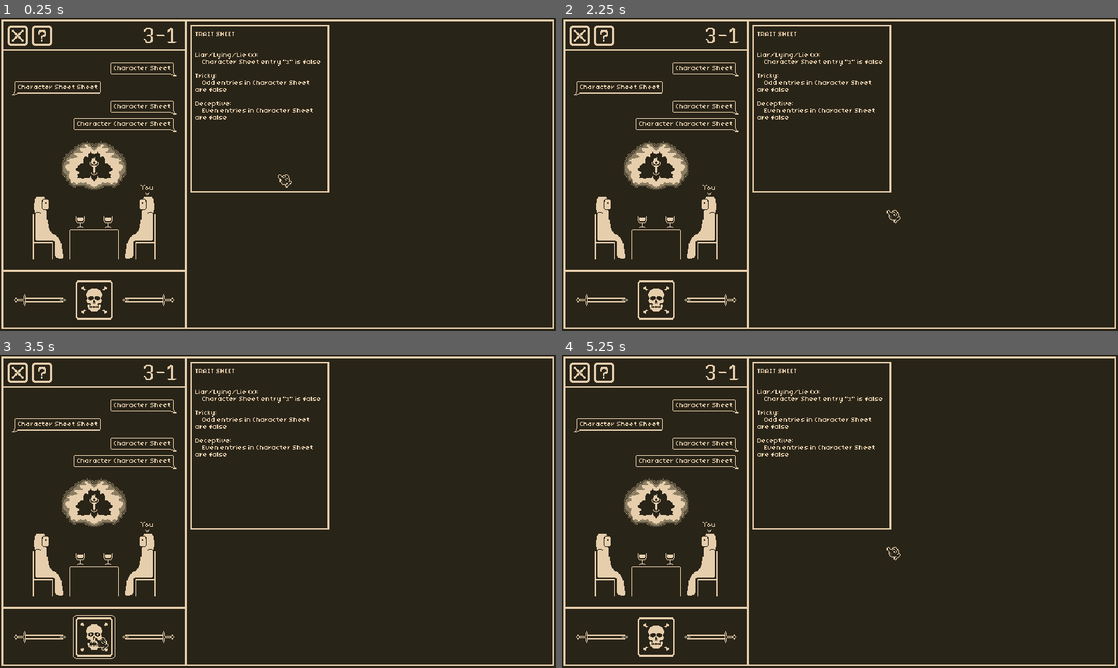
Above: before the commit, frames 1-4 (two rows, left to right).
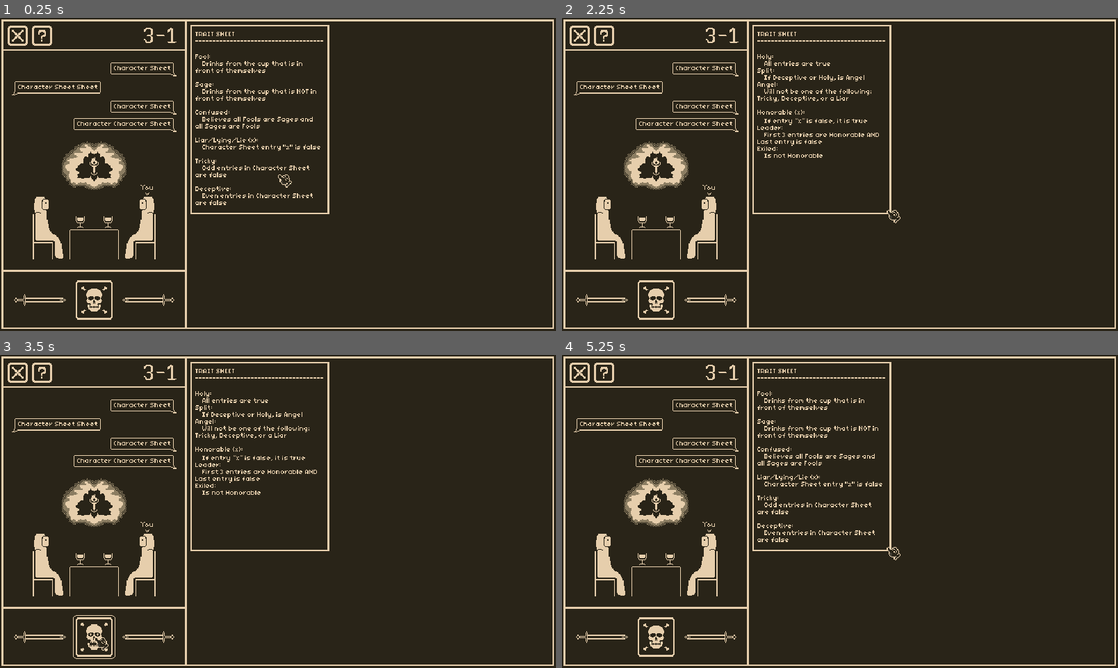
Above: after the commit, the same moments.

Repository: AdamRusv/poison-game
Game: Godot game, scene res://1_Scenes/0_Screens/gameplay.tscn
Two runs of this game, one before a commit and one after it. Both use one fixed random seed, a clock stepped at 60 frames per second and the inputs below.
Inputs (mouse positions are in pixels of both pictures, inside the frame that each line leads up to):
- Up to frame 1 (0.25 s): no input
- Up to frame 2 (2.25 s): click (823, 108) at 0.52 s; click (823, 118) at 1.27 s; click (884, 208) at 2.02 s
- Up to frame 3 (3.5 s): click (94, 636) at 2.75 s
- Up to frame 4 (5.25 s): click (823, 445) at 3.52 s; click (823, 455) at 4.27 s; click (884, 545) at 5.02 s

The runs differ from the first frame. In frame 1, 1.8% of the frame differs, in the area x 34-60%, y 7-63%; in frame 2, 1.5%; in frame 3, 1.5%; in frame 4, 1.8%.

Commit message:
added page flip & trait sheet resource

Diff:
--- a/1_Scenes/0_Screens/gameplay.tscn
+++ b/1_Scenes/0_Screens/gameplay.tscn
@@ -4,6 +4,7 @@
 [ext_resource type="Texture2D" uid="uid://cgkjx4wb04kro" path="res://0_Art/2_PNGs/test layout background.png" id="1_lv7np"]
 [ext_resource type="Script" uid="uid://4xhbwaoygr14" path="res://2_Scripts/2_Independent/playmat manager.gd" id="2_lv7np"]
 [ext_resource type="Texture2D" uid="uid://cvg0nvvipe48r" path="res://0_Art/2_PNGs/placeholder mockup.png" id="3_82xv0"]
+[ext_resource type="Resource" uid="uid://cg41pmm52w6kn" path="res://5_Resources/0_Papers/0_Trait Sheet/main trait sheet.tres" id="4_1t528"]
 [ext_resource type="Texture2D" uid="uid://dy254ypb8l7vp" path="res://0_Art/2_PNGs/poison button-Sheet.png" id="4_gngdi"]
 [ext_resource type="Script" uid="uid://dsk6k5x0e30hn" path="res://2_Scripts/2_Independent/poison manager.gd" id="6_pq3d1"]
 [ext_resource type="Script" uid="uid://v10r8rve43tc" path="res://2_Scripts/2_Independent/cups manager.gd" id="7_3udmd"]
@@ -91,6 +92,7 @@
 size_flags_stretch_ratio = 2.0
 script = ExtResource("2_lv7np")
 paperHolder = NodePath("Parent/Paper Holder")
+mainTraitSheet = ExtResource("4_1t528")
 
 [node name="NinePatchRect" type="NinePatchRect" parent="MarginContainer/HBoxContainer/Playmat" unique_id=331557050]
 layout_mode = 2
--- a/1_Scenes/1_Objects/paper.tscn
+++ b/1_Scenes/1_Objects/paper.tscn
@@ -4,62 +4,97 @@
 [ext_resource type="Theme" uid="uid://bhvewryp1cmbt" path="res://6_Other/description font.tres" id="2_fmnio"]
 [ext_resource type="Texture2D" uid="uid://cwydpac31fwmh" path="res://0_Art/2_PNGs/placeholder paper 9slice.png" id="2_qp4ic"]
 
-[node name="Paper" type="ColorRect" unique_id=1025101708 node_paths=PackedStringArray("parentNode", "detectionArea")]
+[sub_resource type="StyleBoxEmpty" id="StyleBoxEmpty_2y7yb"]
+
+[node name="Paper" type="MarginContainer" unique_id=1389312574 node_paths=PackedStringArray("paperTitleLabel", "paperInfoLabel", "pageFlipButton", "parentNode", "detectionArea")]
 z_index = 1
-offset_right = 164.0
-offset_bottom = 197.0
+custom_minimum_size = Vector2(164, 125)
+custom_maximum_size = Vector2(164, 228)
+offset_right = 17.0
+offset_bottom = 44.0
 script = ExtResource("1_v0ol5")
+paperTitleLabel = NodePath("VBoxContainer/Title Container/Title Label")
+paperInfoLabel = NodePath("VBoxContainer/Info Container/Info Label")
+pageFlipButton = NodePath("Page Flip Container/Page Flip Button")
 parentNode = NodePath(".")
-detectionArea = NodePath("Button")
+detectionArea = NodePath("Drag Button")
 
 [node name="NinePatchRect" type="NinePatchRect" parent="." unique_id=1961360989]
-layout_mode = 1
-anchors_preset = 15
-anchor_right = 1.0
-anchor_bottom = 1.0
-grow_horizontal = 2
-grow_vertical = 2
+layout_mode = 2
 texture = ExtResource("2_qp4ic")
 patch_margin_left = 4
 patch_margin_top = 4
 patch_margin_right = 4
 patch_margin_bottom = 4
 
-[node name="MarginContainer" type="MarginContainer" parent="." unique_id=1006494222]
-layout_mode = 1
-anchors_preset = 15
-anchor_right = 1.0
-anchor_bottom = 1.0
-grow_horizontal = 2
-grow_vertical = 2
+[node name="VBoxContainer" type="VBoxContainer" parent="." unique_id=2074008777]
+layout_mode = 2
+theme_override_constants/separation = 0
+
+[node name="Top Separator" type="HSeparator" parent="VBoxContainer" unique_id=503676989]
+layout_mode = 2
+theme_override_constants/separation = 10
+theme_override_styles/separator = SubResource("StyleBoxEmpty_2y7yb")
+
+[node name="Title Container" type="MarginContainer" parent="VBoxContainer" unique_id=1006494222]
+layout_mode = 2
 theme_override_constants/margin_left = 8
-theme_override_constants/margin_top = 10
 theme_override_constants/margin_right = 8
-theme_override_constants/margin_bottom = 10
 
-[node name="RichTextLabel" type="RichTextLabel" parent="MarginContainer" unique_id=1411813506]
+[node name="Title Label" type="RichTextLabel" parent="VBoxContainer/Title Container" unique_id=1411813506]
 layout_mode = 2
 theme = ExtResource("2_fmnio")
-text = "TRAIT SHEET
-
-
-Liar/Lying/Lie (x):
-	Character Sheet entry \"x\" is false
-
-Tricky:
-	Odd entries in Character Sheet are false
-
-Deceptive:
-	Even entries in Character Sheet are false"
+text = "%%%%%%%%%%%%%%%%%%%%%%%%%%%%%"
 fit_content = true
 scroll_active = false
 
-[node name="Button" type="Button" parent="." unique_id=1229789884]
-layout_mode = 1
-anchors_preset = 15
-anchor_right = 1.0
-anchor_bottom = 1.0
-grow_horizontal = 2
-grow_vertical = 2
+[node name="Title Seperation Container" type="MarginContainer" parent="VBoxContainer" unique_id=246599068]
+layout_mode = 2
+theme_override_constants/margin_left = 8
+theme_override_constants/margin_right = 8
+
+[node name="Title Seperation Label" type="RichTextLabel" parent="VBoxContainer/Title Seperation Container" unique_id=2027789018]
+layout_mode = 2
+theme = ExtResource("2_fmnio")
+text = "-------------------------------------"
+fit_content = true
+scroll_active = false
+
+[node name="Mid Separator" type="HSeparator" parent="VBoxContainer" unique_id=2059847499]
+layout_mode = 2
+theme_override_constants/separation = 10
+theme_override_styles/separator = SubResource("StyleBoxEmpty_2y7yb")
+
+[node name="Info Container" type="MarginContainer" parent="VBoxContainer" unique_id=643291806]
+layout_mode = 2
+theme_override_constants/margin_left = 8
+theme_override_constants/margin_right = 8
+
+[node name="Info Label" type="RichTextLabel" parent="VBoxContainer/Info Container" unique_id=1717520262]
+layout_mode = 2
+theme = ExtResource("2_fmnio")
+text = "????????????????????????????????????
+
+???????????????????????????????????"
+fit_content = true
+scroll_active = false
+
+[node name="Bottom Separator" type="HSeparator" parent="VBoxContainer" unique_id=488004290]
+layout_mode = 2
+theme_override_constants/separation = 10
+theme_override_styles/separator = SubResource("StyleBoxEmpty_2y7yb")
+
+[node name="Drag Button" type="Button" parent="." unique_id=1229789884]
+layout_mode = 2
 focus_mode = 0
 flat = true
+
+[node name="Page Flip Container" type="MarginContainer" parent="." unique_id=1337673711]
+custom_minimum_size = Vector2(15, 15)
+layout_mode = 2
+size_flags_horizontal = 8
+size_flags_vertical = 8
+
+[node name="Page Flip Button" type="Button" parent="Page Flip Container" unique_id=940300415]
+layout_mode = 2
+flat = true
--- a/2_Scripts/2_Independent/paper.gd
+++ b/2_Scripts/2_Independent/paper.gd
@@ -2,9 +2,22 @@
 
 class_name Paper #TODO: SET Z INDEX TO 0
 
+@export_category("References")
+@export var paperTitleLabel : RichTextLabel
+@export var paperInfoLabel : RichTextLabel
+@export var pageFlipButton : Button
+
 var playmat : PlaymatManager = null
 
+var paperInfo : PaperInfo = null
+
 var paperPadding : float = 40
+
+func _set_connections():
+	super._set_connections()
+	pageFlipButton.mouse_entered.connect(_on_pageflip_enter)
+	pageFlipButton.mouse_exited.connect(_on_pageflip_exit)
+	pageFlipButton.pressed.connect(_on_pageflip_clicked)
 
 func _process(delta: float) -> void:
 	super._process(delta)
@@ -27,6 +40,12 @@
 	parentNode.position.x = clamp(parentNode.position.x, 0 - paperPadding, playmatRect.size.x - paperRect.size.x + paperPadding)
 	parentNode.position.y = clamp(parentNode.position.y, 0 - paperPadding, playmatRect.size.y - paperRect.size.y + paperPadding)
 
+func _setup_paper(newPaperInfo : PaperInfo):
+	paperInfo = newPaperInfo
+
+	paperTitleLabel.text = paperInfo.title
+	paperInfoLabel.text = paperInfo.info[0]
+
 #- - -
 func _reset_paper() -> Tween:
 	var newTween : Tween = TweenManager._scale_tween(parentNode, Vector2(1, 1), 0.1)
@@ -39,3 +58,20 @@
 func _expand_paper() -> Tween:
 	var newTween : Tween = TweenManager._scale_tween(parentNode, Vector2(1.02, 1.02), 0.1)
 	return newTween
+
+#--------------------
+var currentPage : int = 0
+
+func _on_pageflip_enter():
+	pass
+
+func _on_pageflip_exit():
+	pass
+
+func _on_pageflip_clicked():
+	if currentPage < paperInfo.info.size() - 1:
+		currentPage += 1
+	elif currentPage >= paperInfo.info.size() -1:
+		currentPage = 0
+
+	paperInfoLabel.text = paperInfo.info[currentPage]
--- a/2_Scripts/2_Independent/playmat manager.gd
+++ b/2_Scripts/2_Independent/playmat manager.gd
@@ -5,21 +5,29 @@
 @export_category("References")
 @export var paperHolder : Control
 
+@export_category("Delete Later (For testing)")
+@export var mainTraitSheet : PaperInfo
+
 var testPaperRef : PackedScene = load("res://1_Scenes/1_Objects/paper.tscn") #TODO: Make actual papers, replace variable
 
 var papers : Array[Paper]
 
 func _ready() -> void:
 	await get_tree().process_frame
-	_create_paper(testPaperRef, Color("4b3d44"))
-	_create_paper(testPaperRef, Color("4b3d44"))
-	_create_paper(testPaperRef, Color("4b3d44"))
+	_create_paper(testPaperRef, Color("4b3d44"), mainTraitSheet)
+	#_create_paper(testPaperRef, Color("4b3d44"))
+	#_create_paper(testPaperRef, Color("4b3d44"))
 
 
 #-----------------------
 
-func _create_paper(paperRef : PackedScene, paperColor : Color):
+func _create_paper(paperRef : PackedScene, paperColor : Color, paperInfo : PaperInfo):
 	var paperInstance : Paper = paperRef.instantiate()
+
+	if paperInfo.info.size() > 1:
+		pass #TODO: Packet Visual
+
+	paperInstance._setup_paper(paperInfo)
 
 	paperInstance.self_modulate = paperColor
 	paperInstance.playmat = self
--- /dev/null
+++ b/2_Scripts/3_Dependent/paperinfo.gd
@@ -0,0 +1,6 @@
+extends Resource
+
+class_name PaperInfo
+
+@export var title : String
+@export_multiline var info : Array[String]
--- /dev/null
+++ b/5_Resources/0_Papers/0_Trait Sheet/main trait sheet.tres
@@ -0,0 +1,39 @@
+[gd_resource type="Resource" script_class="PaperInfo" format=3 uid="uid://cg41pmm52w6kn"]
+
+[ext_resource type="Script" uid="uid://csy0x4mgdxs00" path="res://2_Scripts/3_Dependent/paperinfo.gd" id="1_6klo7"]
+
+[resource]
+script = ExtResource("1_6klo7")
+title = "TRAIT SHEET"
+info = Array[String](["Fool:
+	Drinks from the cup that is in front of themselves
+
+Sage:
+	Drinks from the cup that is NOT in front of themselves
+
+Confused:
+	Believes all Fools are Sages and all Sages are Fools
+
+Liar/Lying/Lie (x):
+	Character Sheet entry \"x\" is false
+
+Tricky:
+	Odd entries in Character Sheet are false
+
+Deceptive:
+	Even entries in Character Sheet are false
+", "Holy:
+	All entries are true
+Split:
+	If Deceptive or Holy, is Angel
+Angel:
+	Will not be one of the following; Tricky, Deceptive, or a Liar
+
+Honorable (x):
+	If entry “x” is false, it is true
+Leader:
+	First 3 entries are Honorable AND Last entry is false
+Exiled:
+	Is not Honorable
+"])
+metadata/_custom_type_script = "uid://csy0x4mgdxs00"
Not shown, added: 2_Scripts/3_Dependent/paperinfo.gd.uid
